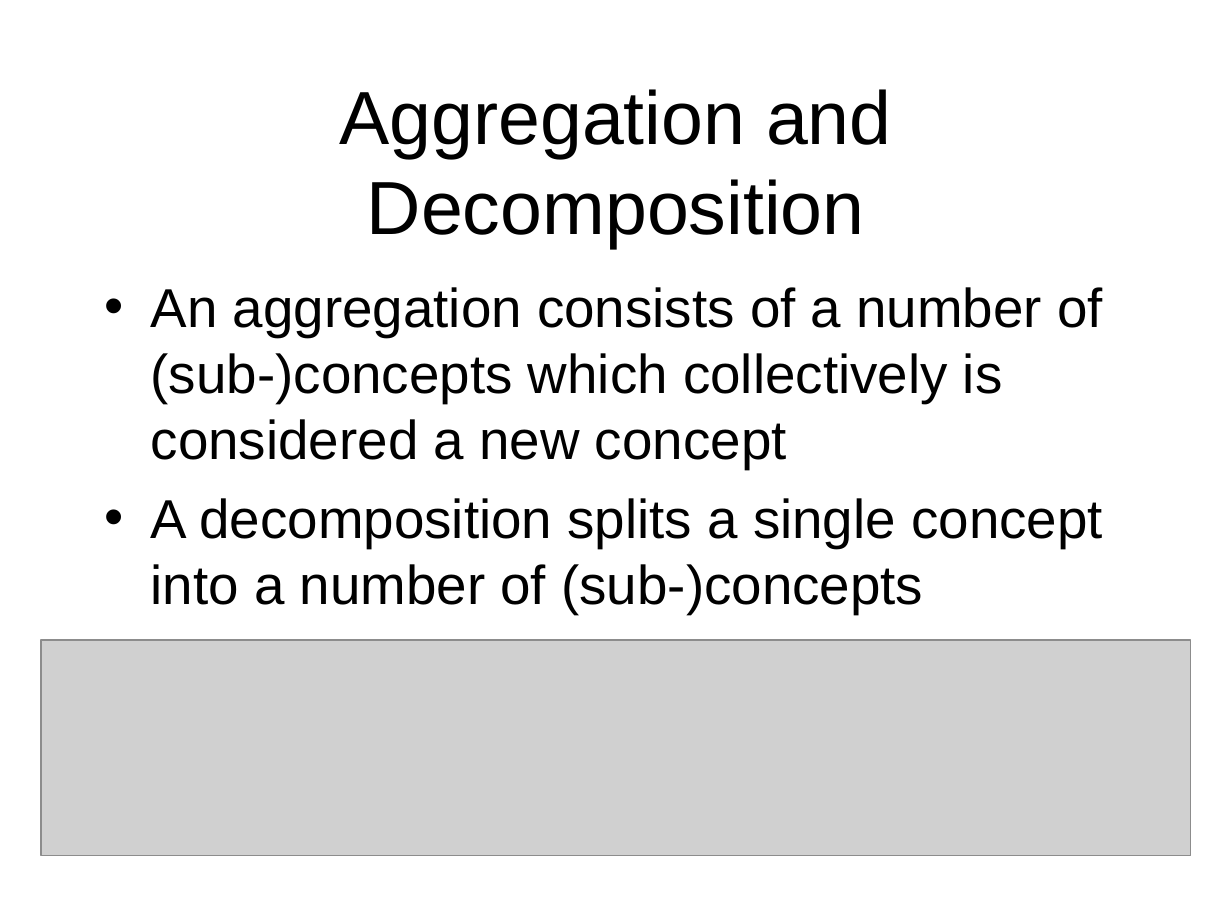
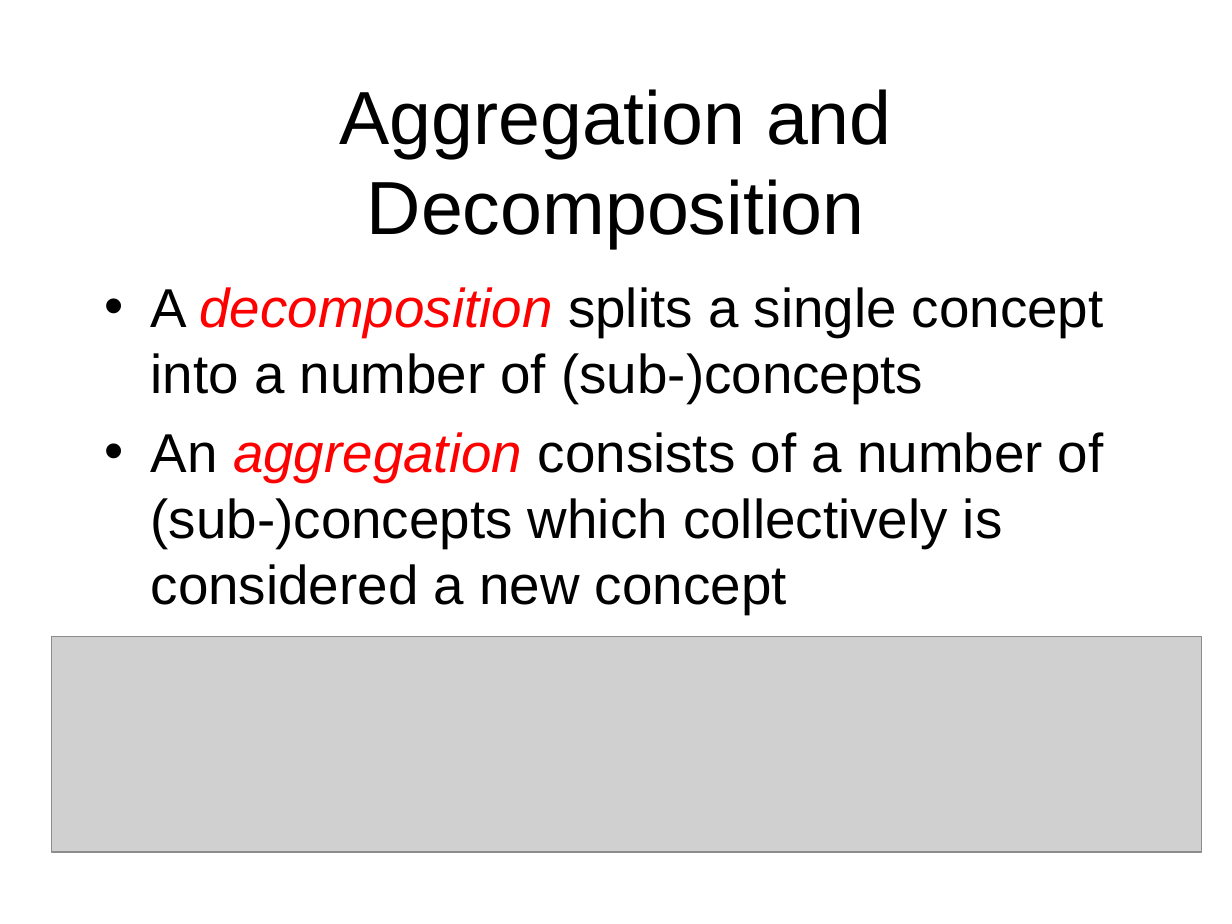
Before and after one commit to octaviordz/zjnu2017.github.io, a slide deck: slide 20 of OOP/lectures/020--Java.Basics.ppt. Drawn at 1232x924 pixels with LibreOffice and Linux fonts; fonts in the diff are those of the drawing; grey boxes stand for pictures. Boxes give left, top, right and bottom in pixels: in the first picture for what was removed or moved away, otherwise in the second. Text is boxed around its words. In the diff, an @@ line names an element or a change of style, - is before the commit and + after.

```diff
--- a/OOP/lectures/020--Java.Basics.ppt
+++ b/OOP/lectures/020--Java.Basics.ppt
@@ text at box(151, 287, 1104, 403): paragraph added @@
+• A decomposition splits a single concept into a number of (sub-)concepts
@@ text at box(151, 432, 1104, 614): text colour #000000 to #FF0000, italic on in "aggregation" @@
@@ text at box(151, 498, 1103, 614): paragraph removed @@
-• A decomposition splits a single concept into a number of (sub-)concepts
@@ picture: place and size @@
-picture at box(41, 639, 1190, 855)
+picture at box(52, 637, 1201, 853)
```
Also in this commit, not shown: 18 other slides changed, 4 slides added, 5 other files.
